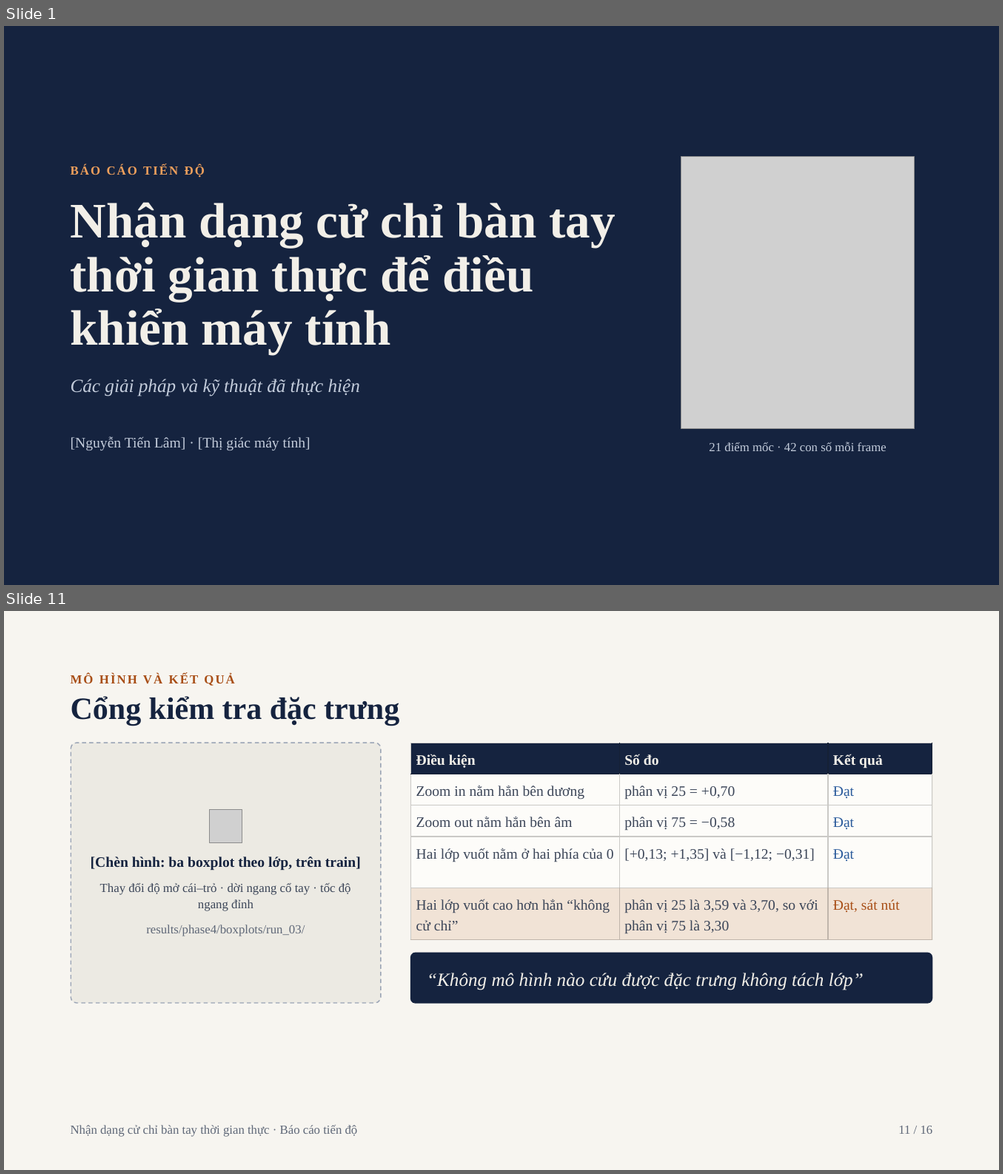
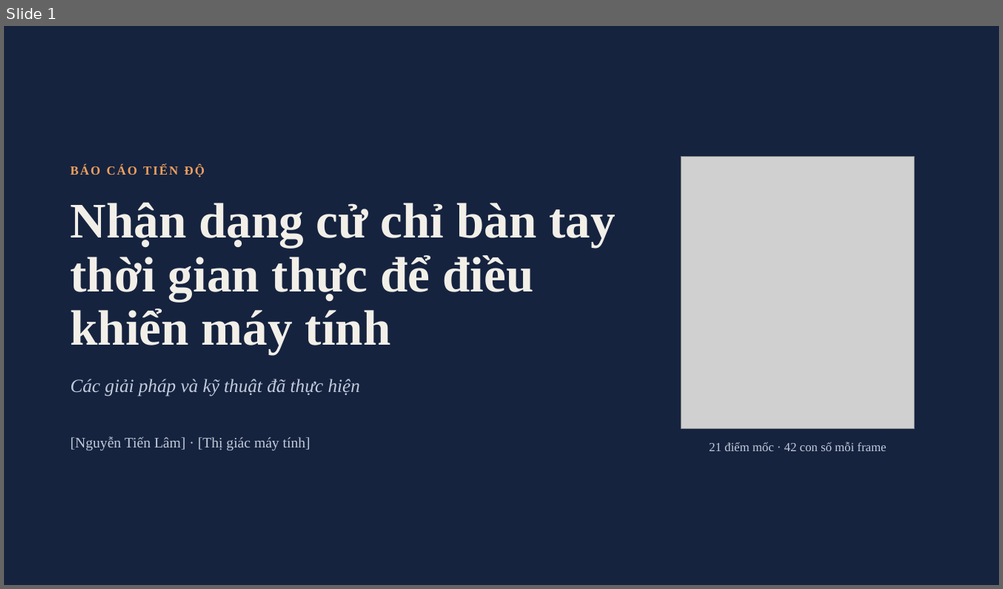
Before and after one commit to tienlamict/cv-action-recognition, a slide deck: slides/Report_phase_5.pptx. Shown one above the other, each under a label of ours: slides 1 and 11 before the commit, slide 1 after it; the slides between them are not shown. The pictures are 1003x1174 and 1003x589 pixels, drawn with LibreOffice and Linux fonts; fonts in the diff are those of the drawing; grey boxes stand for pictures; background and template pictures are left out. Boxes give left, top, right and bottom in pixels: in the first picture for what was removed or moved away, otherwise in the second. Text is boxed around its words. In the diff, an @@ line names an element or a change of style, - is before the commit and + after.

```diff
--- a/slides/Report_phase_5.pptx
+++ b/slides/Report_phase_5.pptx
@@ slide 11 removed at (4,611,999,1170), background #F7F5F0 @@
@@ text removed at (71,674,234,686) @@
-MÔ HÌNH VÀ KẾT QUẢ
@@ title removed at (71,696,399,725) @@
-Cổng kiểm tra đặc trưng
@@ rounded rectangle removed at (71,743,381,1003) @@
@@ rectangle removed at (410,742,932,940) @@
@@ table removed at (410,743,931,940), 5 rows, 3 columns @@
-Điều kiện | Số đo | Kết quả
-Zoom in nằm hẳn bên dương | phân vị 25 = +0,70 | Đạt
-Zoom out nằm hẳn bên âm | phân vị 75 = −0,58 | Đạt
-Hai lớp vuốt nằm ở hai phía của 0 | [+0,13; +1,35] và [−1,12; −0,31] | Đạt
-Hai lớp vuốt cao hơn hẳn “không cử chỉ” | phân vị 25 là 3,59 và 3,70, so với phân vị 75 là 3,30 | Đạt, sát nút
@@ line removed from (932, 742) to (932, 940) @@
@@ picture removed at (209,810,242,843) @@
@@ text removed at (91,857,361,871) @@
-[Chèn hình: ba boxplot theo lớp, trên train]
@@ text removed at (100,883,351,911) @@
-Thay đổi độ mở cái–trỏ · dời ngang cổ tay · tốc độ ngang đỉnh
@@ text removed at (146,925,304,937) @@
-results/phase4/boxplots/run_03/
@@ line removed from (410, 940) to (932, 940) @@
@@ rounded rectangle removed at (410,953,932,1004) @@
-“Không mô hình nào cứu được đặc trưng không tách lớp”
@@ text removed at (71,1125,358,1137) @@
-Nhận dạng cử chỉ bàn tay thời gian thực · Báo cáo tiến độ
@@ text removed at (898,1126,933,1134) @@
-11 / 16
```
Also in this commit, not shown: 10 slides changed, 4 other slides removed, 1 other file.
